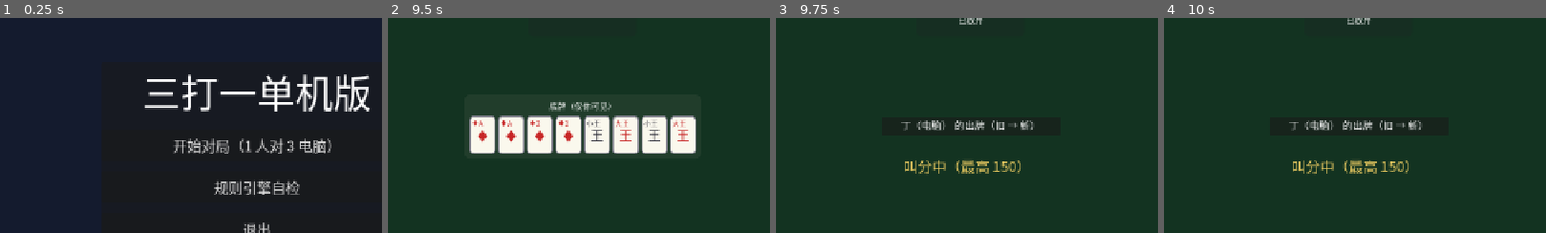
Above: before the commit, frames 1-4 (left to right).
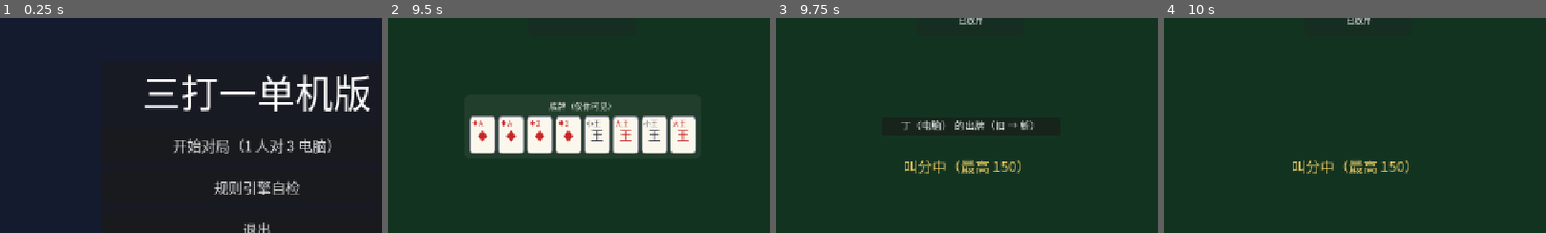
Above: after the commit, the same moments.

Repository: longy1/three-beat-one
Game: Godot game, scene res://scene/main_menu.tscn
Same seed, same stepped clock (60 frames per second), same inputs: the game is played once before the commit and once after it.
Inputs:
- Up to frame 1 (0.25 s): no input
- Up to frame 2 (9.5 s): click "开始对局（1 人对 3 电脑）" at 0.5 s; click "叫 135" at 1.25 s; click "返回主菜单" at 2 s; click "开始对局（1 人对 3 电脑）" at 2.75 s; click "叫 140" at 3.5 s; click "历史" at 4.25 s; click "返回主菜单" at 5 s; click "规则引擎自检" at 5.75 s; click "返回主菜单" at 6.5 s; click "规则引擎自检" at 7.25 s; click "历史" at 8 s; click "返回主菜单" at 8.75 s
- Up to frame 3 (9.75 s): click "出牌" at 9.5 s
- Up to frame 4 (10 s): no input
The pictures show only the part of the screen within x 16-66%, y 16-66%; the shares and areas given below are measured in that part.

Frames 1-3 are identical in both runs. In frame 4, 0.8% of the frame differs, in the area x 32-68%, y 47-53%.

Commit message:
ui: 弹层粘滞时长 0.35s → 0.1s（用户定夺）；测试等待边界与 AGENTS 机制说明同步

Diff:
--- a/script/pile_viewer.gd
+++ b/script/pile_viewer.gd
@@ -5,7 +5,7 @@
 ## 数据由控制器注入（show_history/show_bottom），组件不持有引擎引用。
 
 
-const HIDE_DELAY := 0.35  ## 移出入口后延迟隐藏秒数（期间重新进入则取消）
+const HIDE_DELAY := 0.1  ## 移出入口后延迟隐藏秒数（粘滞；期间重新进入则取消。2026-11-17 用户定夺 0.1s）
 const HISTORY_MIN_WIDTH := 300.0  ## 历史弹层最小宽度（容纳 轮次标签 + 4 张小牌）
 const HISTORY_MAX_ROWS := 4       ## 可视行数上限：超出走滚动（ScrollContainer 最小高度为 0，不设则整层塌缩只剩标题条）
 
--- a/test/test_ui.gd
+++ b/test/test_ui.gd
@@ -78,7 +78,7 @@
 	await _release_table(table)
 
 
-## 弹层延迟隐藏：移出入口后 0.35s 内仍可见（可移动视线/滚动），到期自动关闭
+## 弹层延迟隐藏：移出入口后 0.1s 内仍可见（粘滞窗口），到期自动关闭
 func test_pile_popup_delayed_hide(test) -> void:
 	var table = await _spawn_table()
 	var eng: GameEngine = table.engine
@@ -92,8 +92,8 @@
 	var popup: PanelContainer = table._piles.history_popup
 	test.check(popup.visible, "悬停后弹层显示")
 	table._piles.history_chip.mouse_exited.emit()  # 移出入口 → 启动延迟隐藏
-	await tree_pause()  # ~0.05s < 0.35s：弹层应仍在
-	test.check(popup.visible, "移出后 0.35s 内弹层保持显示（延迟隐藏）")
+	await tree_pause()  # ~0.05s < 0.1s：弹层应仍在
+	test.check(popup.visible, "移出后 0.1s 内弹层保持显示（延迟隐藏）")
 	var tree: SceneTree = Engine.get_main_loop()
 	await tree.create_timer(0.5).timeout
 	test.check(not popup.visible, "到期后弹层自动关闭")
@@ -309,7 +309,7 @@
 	test.check(popup.visible, "悬停电脑座位后历史弹层显示")
 	panel.mouse_exited.emit()  # 移出面板 → hide_timer.start（回归点：曾未调用）
 	var tree: SceneTree = Engine.get_main_loop()
-	await tree.create_timer(0.5).timeout  # > HIDE_DELAY(0.35s)
+	await tree.create_timer(0.5).timeout  # > HIDE_DELAY(0.1s)
 	test.check(not popup.visible, "移出电脑座位后弹层自动关闭（回归：弹层永久滞留）")
 	await _release_table(table)
 
Not shown, changed: AGENTS.md
